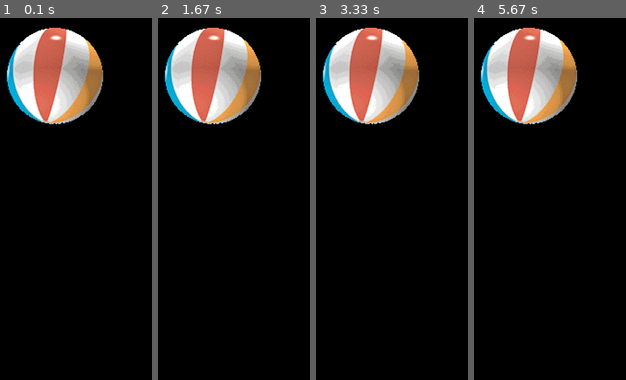
Above: before the commit, frames 1-4 (left to right).
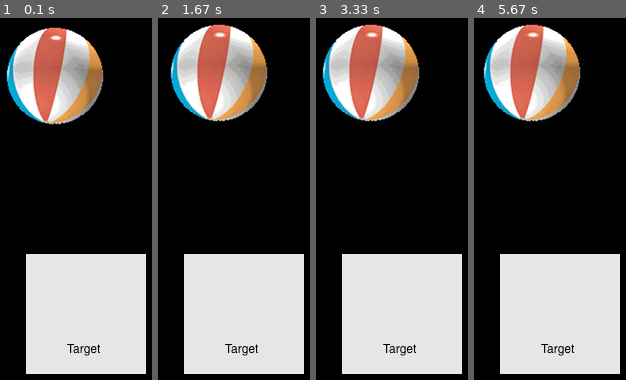
Above: after the commit, the same moments.

Repository: Pollbashki/Nachinaem_programmirovat_na_Python_2022
Game: pygame game, started from object_oriented_python_irv_kalb/chapter2/PygameWindowOnly.py
Same seed, same stepped clock (60 frames per second), same inputs: the game is played once before the commit and once after it.
Inputs:
- Up to frame 1 (0.1 s): no input
- Up to frame 2 (1.67 s): hold Right 0.33-0.8 s; hold Up 0.83-1.13 s; hold Right 1.17-1.63 s
- Up to frame 3 (3.33 s): hold Left 1.67-2.2 s; hold Down 2.23-2.53 s; hold Left 2.57-2.97 s; hold Up from 3 s (still down)
- Up to frame 4 (5.67 s): release Up at 3.37 s; hold Right 3.4-4.03 s; hold Down 4.07-4.43 s; hold Left 4.47-4.93 s; hold Right 4.97-5.43 s; hold Up from 5.47 s (still down)

The runs differ from the first frame. In frame 1, 26% of the frame differs, in the area x 17-97%, y 65-99%; in frame 2, 34%, in the area x 3-97%, y 1-99%; in frame 3, 30%; in frame 4, 31%.

Commit message:
update  PygameWindowOnly.py release key event

Diff:
--- a/object_oriented_python_irv_kalb/chapter2/PygameWindowOnly.py
+++ b/object_oriented_python_irv_kalb/chapter2/PygameWindowOnly.py
@@ -15,6 +15,10 @@
 BALL_WIDTH_HEIGHT = 100
 MAX_WIDTH = WINDOW_WIDTH - BALL_WIDTH_HEIGHT
 MAX_HEIGHT = WINDOW_HEIGHT - BALL_WIDTH_HEIGHT
+TARGET_X = 400
+TARGET_Y = 320
+TARGET_WIDTH_HEIGHT = 120
+N_PIXELS_TO_MOVE = 3
 
 #3 – Инициализируем окружение pygame
 pygame.init()
@@ -23,11 +27,13 @@
 
 #4 – Загружаем элементы: изображения, звуки и т. д.
 ballImage = pygame.image.load('object_oriented_python_irv_kalb/chapter2/images/ball.png')
+targetImage = pygame.image.load('object_oriented_python_irv_kalb/chapter2/images/target.jpg')
 
 #5 – Инициализируем переменные
 ballX = random.randrange(MAX_WIDTH)
 ballY = random.randrange(MAX_HEIGHT)
 ballRect = pygame.Rect(ballX, ballX, BALL_WIDTH_HEIGHT, BALL_WIDTH_HEIGHT)
+targetRect = pygame.Rect(TARGET_X, TARGET_Y, TARGET_WIDTH_HEIGHT, TARGET_WIDTH_HEIGHT)
 
 #6 – Бесконечный цикл
 while True:
@@ -37,6 +43,17 @@
         if event.type == pygame.QUIT:
             pygame.quit()
             sys.exit()
+
+        elif event.type == pygame.KEYDOWN:
+            if event.key == pygame.K_LEFT:
+                ballX = ballX - N_PIXELS_TO_MOVE
+            elif event.key == pygame.K_RIGHT:
+                ballX = ballX + N_PIXELS_TO_MOVE
+            elif event.key == pygame.K_UP:
+                ballY = ballY - N_PIXELS_TO_MOVE
+            elif event.key == pygame.K_DOWN:
+                ballY = ballY + N_PIXELS_TO_MOVE
+
         # определяем, щелкнул ли пользователь
         if event.type == pygame.MOUSEBUTTONUP:
             # mouseX, mouseY = event.pos
@@ -52,10 +69,17 @@
                 ballRect = pygame.Rect(ballX, ballX, BALL_WIDTH_HEIGHT, BALL_WIDTH_HEIGHT)
     #8 – Выполняем действия "в рамках фрейма"
 
+    # определяем, перекрывает ли мяч целевое изображение
+    ballRect = pygame.Rect(ballX, ballY, BALL_WIDTH_HEIGHT, BALL_WIDTH_HEIGHT)
+
+    if ballRect.colliderect(targetRect):
+        print('Ball is touching the target')
+
     #9 – Очищаем окно
     window.fill(BLACK)
 
     #10 – Рисуем все элементы окна
+    window.blit(targetImage, (TARGET_X, TARGET_Y))
     window.blit(source=ballImage, dest=(ballX, ballY))
 
 
Binary file added: object_oriented_python_irv_kalb/chapter2/images/target.jpg
